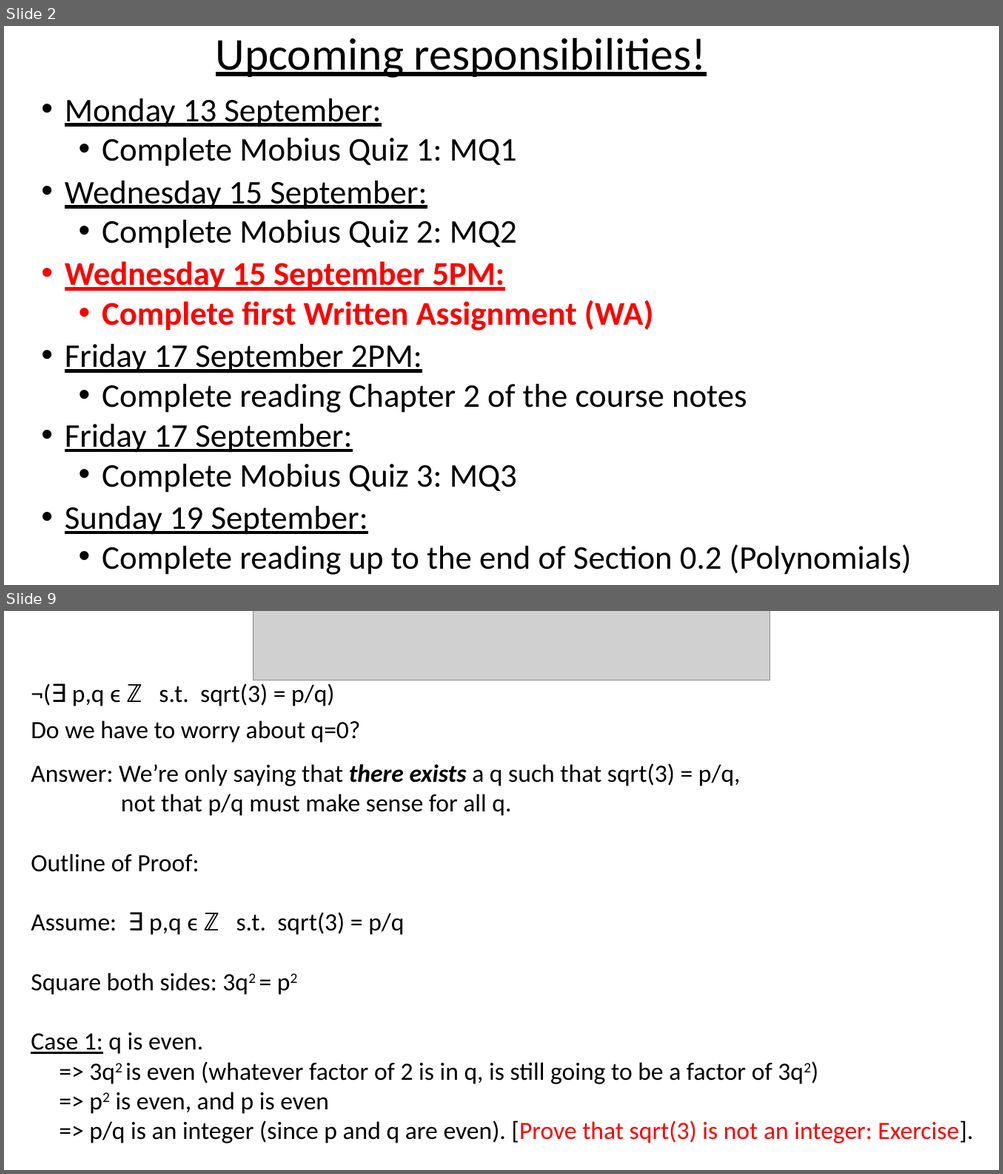
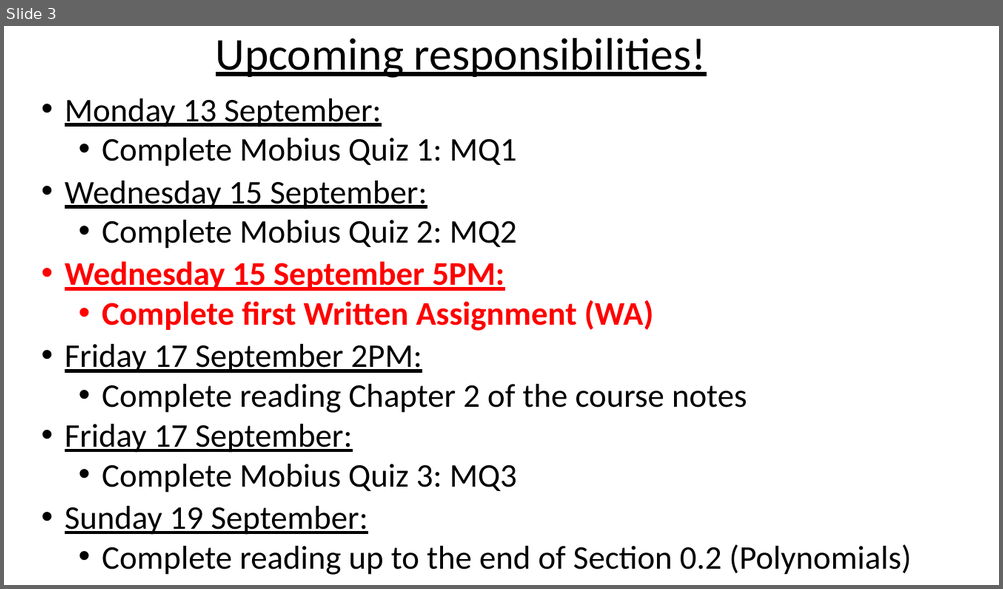
Before and after one commit to ndattani/Lecture_Notes, a slide deck: University_of_Waterloo/Fall_2021/MATH135/UW_Fall2021_MATH135_Lecture3.pptx. Shown one above the other, each under a label of ours: slides 2 and 9 before the commit, slide 3 after it; the slides between them are not shown. The pictures are 1003x1174 and 1003x589 pixels, drawn with LibreOffice and Linux fonts; fonts in the diff are those of the drawing; grey boxes stand for pictures. Boxes give left, top, right and bottom in pixels: in the first picture for what was removed or moved away, otherwise in the second. Text is boxed around its words. In the diff, an @@ line names an element or a change of style, - is before the commit and + after.

Commit message:
Updates to Lecture 3:
- fixed error in proof of "numbers ending in 5 have their squares ending in 5"
- removed proof of sqrt(3) being irrational
- added footer to most pages
- renamed titles of some slides
- probably some other changes too.

```diff
--- a/University_of_Waterloo/Fall_2021/MATH135/UW_Fall2021_MATH135_Lecture3.pptx
+++ b/University_of_Waterloo/Fall_2021/MATH135/UW_Fall2021_MATH135_Lecture3.pptx
@@ slide 9 removed at [4,611,999,1170], background #FFFFFF @@
@@ picture removed at [253,611,769,681] @@
@@ text removed at [31,684,973,1144] @@
-¬(∃ p,q ϵ ℤ s.t. sqrt(3) = p/q)
-Do we have to worry about q=0?
-Answer: We’re only saying that there exists a q such that sqrt(3) = p/q,
-not that p/q must make sense for all q.
-Outline of Proof:
-Assume: ∃ p,q ϵ ℤ s.t. sqrt(3) = p/q
-Square both sides: 3q2 = p2
-Case 1: q is even.
-=> 3q2 is even (whatever factor of 2 is in q, is still going to be a factor of 3q2)
-=> p2 is even, and p is even
-=> p/q is an integer (since p and q are even). [Prove that sqrt(3) is not an integer: Exercise].
@@ what was slide 2 is now slide 3 @@
```
Also in this commit, not shown: 6 slides changed, 1 slide added, 2 other slides removed, 1 other file.
